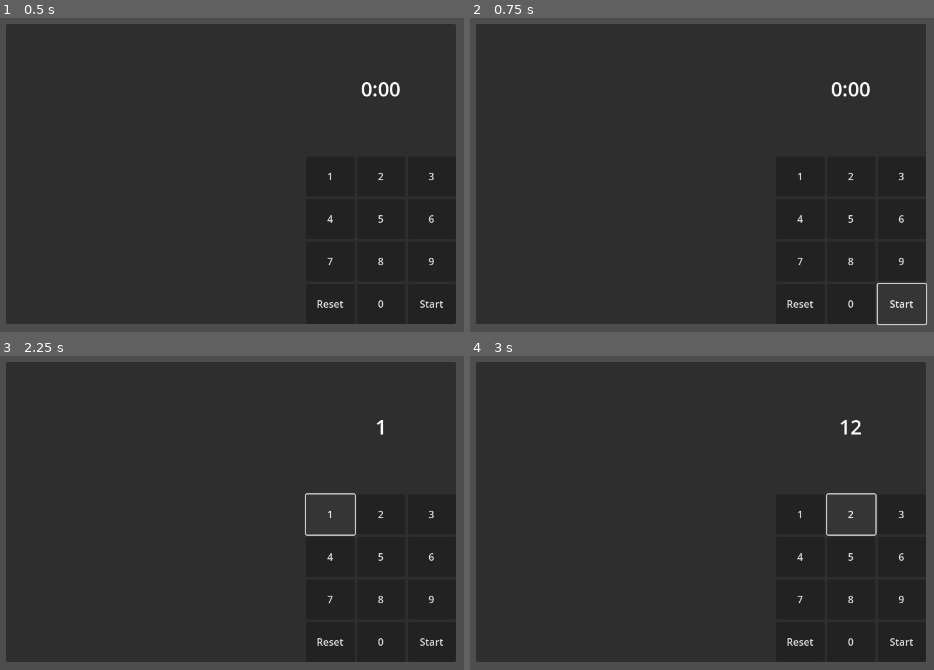
Above: before the commit, frames 1-4 (two rows, left to right).
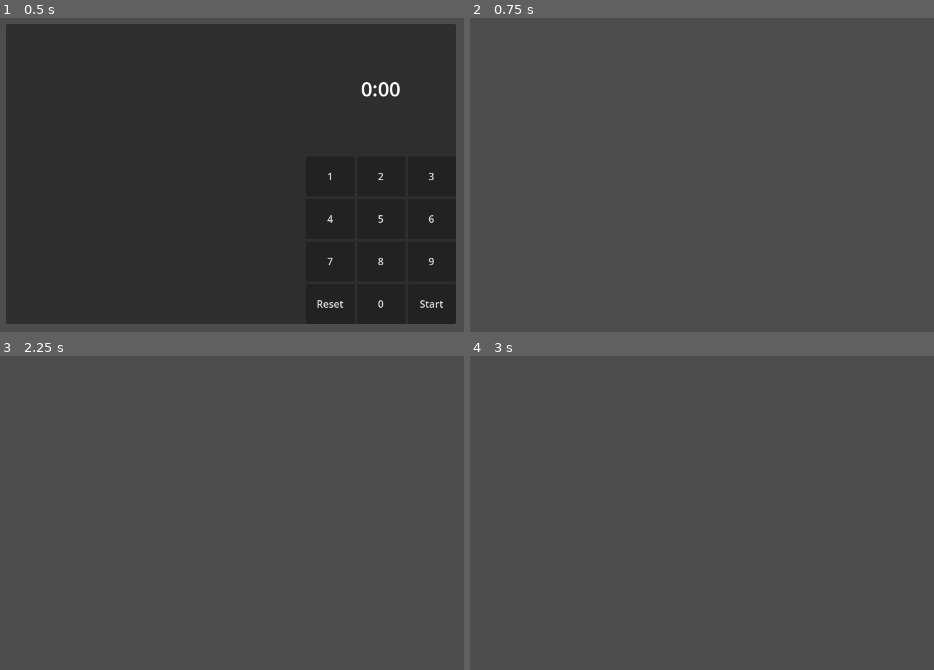
Above: after the commit, the same moments.

Repository: SpntKbrg/microwave-game
Game: Godot game, scene res://scenes/mockup/basic_microwave_ui.tscn
Same seed, same stepped clock (60 frames per second), same inputs: the game is played once before the commit and once after it. This scene is started directly instead of the project's main scene.
Inputs (mouse positions are in pixels of both pictures, inside the frame that each line leads up to):
- Up to frame 1 (0.5 s): no input
- Up to frame 2 (0.75 s): click "Start" at 0.5 s
- Up to frame 3 (2.25 s): click (431, 641) at 1.25 s, where only the run before the commit has a clickable "Start"; click (329, 513) at 2 s, where only the run before the commit has a clickable "1"
- Up to frame 4 (3 s): click (850, 513) at 2.75 s, where only the run before the commit has a clickable "2"

Frame 1 is identical in both runs. In frame 2, 91% of the frame differs, in the area x 1-99%, y 1-98%; in frame 3, 91%; in frame 4, 91%.

Commit message:
Add: make microwave now can tick item

Diff:
--- a/scripts/game/basic_microwave.gd
+++ b/scripts/game/basic_microwave.gd
@@ -2,14 +2,18 @@
 
 var item: ItemModel
 
+func setup()->void:
+	print("basic microwave seting up..")
+
 func _ready() -> void:
 	super._ready()
 
-func setup()->void:
-	print("basic microwave seting up..")
-
 func on_item_drop_addition(_item: ItemModel) -> void:
+	if not microwave_ui.is_connected("on_commit_command", on_commit_command):
+		print("connect on_commit_command")
+		microwave_ui.on_commit_command.connect(on_commit_command)
 	item = _item
 
 func on_commit_command(_command: MicrowaveMethod, _time: int) -> void:
+	print("do on_commit_command")
 	item.tick(_command)
--- a/scripts/game/basic_microwave_ui.gd
+++ b/scripts/game/basic_microwave_ui.gd
@@ -1,4 +1,4 @@
-extends IMicrowaveUI
+class_name BasicMicrowaveUI extends IMicrowaveUI
 
 @export var number_buttons: Array[Button]
 @export var reset_button: Button
@@ -6,20 +6,23 @@
 var starting_input = "000"
 var user_input = ""
 
+func setup() -> void:
+	start_button.pressed.connect(on_start_pressed)
+	user_input = ""
+
 func _ready() -> void:
+	super._ready()
 	for i in range(len(number_buttons)):
 		number_buttons[i].pressed.connect(on_number_pressed.bind(i))
 	print("basic microwave ui seting up..")
 
 func on_start_pressed_preprocess() -> void:
 	time = user_input.to_int()
+	print("microwave ui -> ", time)
 	command = MicrowaveMethod.new();
 	command.temperature = UtilType.WaveTemperature.HIGH
+	command.duration = time
 
 func on_number_pressed(index: int) -> void:
 	user_input += "%d" % index
 	timer_text.text = user_input
-
-func additional_setup() -> void:
-	user_input = ""
-	visible = false
--- a/scripts/game/interface_microwave.gd
+++ b/scripts/game/interface_microwave.gd
@@ -12,8 +12,11 @@
 	on_item_drop_addition(item)
 
 func _show_ui() -> void:
-	microwave_ui = basic_microwave_ui.instantiate()
-	get_parent().add_child.call_deferred(microwave_ui)
+	if microwave_ui == null:
+		microwave_ui = basic_microwave_ui.instantiate()
+		get_parent().add_child.call_deferred(microwave_ui)
+	else:
+		microwave_ui.visible = true
 
 func on_body_entered(target: Node) -> void:
 	print("something entering me..")
--- a/scripts/game/interface_microwave_ui.gd
+++ b/scripts/game/interface_microwave_ui.gd
@@ -1,21 +1,20 @@
 @abstract class_name IMicrowaveUI extends Control
 
 @export var start_button: Button
-
-@abstract func additional_setup() -> void
 
 var command: MicrowaveMethod
 var time: int
 
 signal on_commit_command(command: MicrowaveMethod, time: int)
 
-func setup() -> void:
-	start_button.pressed.connect(on_start_pressed.bind(command, time))
-	additional_setup()
+func _ready() -> void:
+	setup()
 
-func on_start_pressed(_command: MicrowaveMethod, _time: int) -> void:
+func on_start_pressed() -> void:
 	on_start_pressed_preprocess()
-	on_commit_command.emit(_command, _time)
+	on_commit_command.emit(command, time)
 	visible = false
 
 @abstract func on_start_pressed_preprocess() -> void
+
+@abstract func setup() -> void
